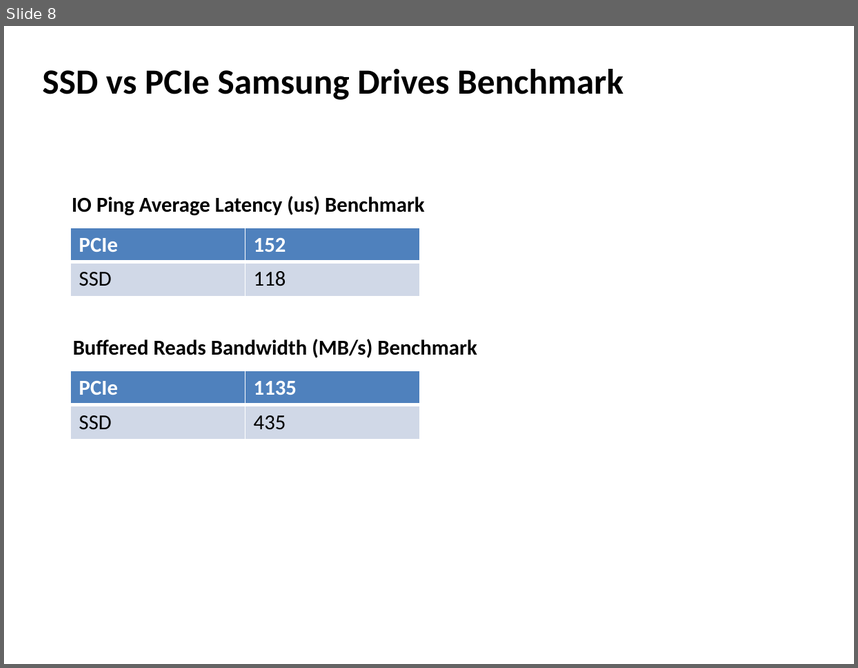
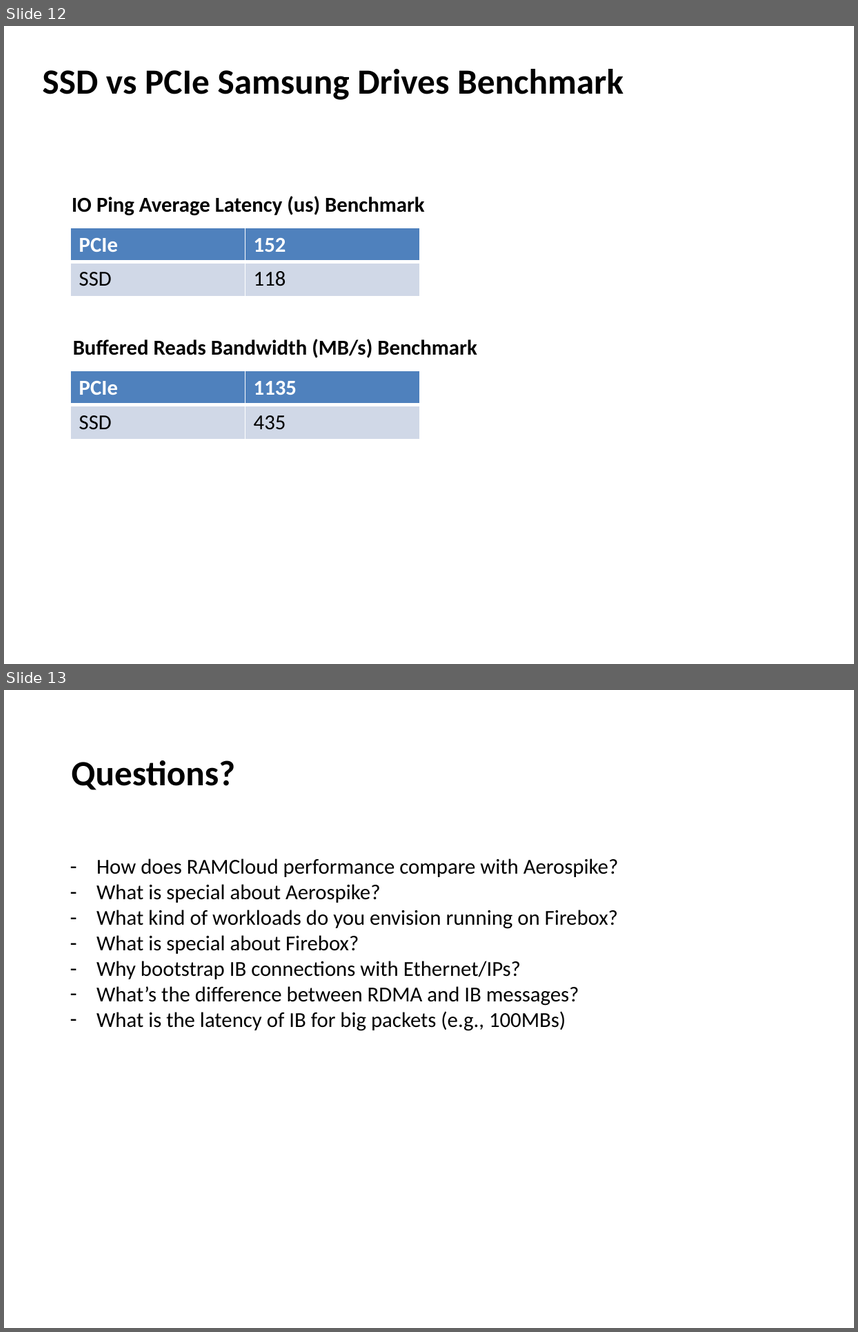
Before and after one commit to jcarreira/aspire-retreat, a slide deck: FireboxBenchmarks-retreat.pptx. Shown one above the other, each under a label of ours: slide 8 before the commit, slides 12 and 13 after it. The pictures are 858x668 and 858x1332 pixels, drawn with LibreOffice and Linux fonts; fonts in the diff are those of the drawing. Boxes give left, top, right and bottom in pixels: in the first picture for what was removed or moved away, otherwise in the second. Text is boxed around its words. In the diff, an @@ line names an element or a change of style, - is before the commit and + after.

```diff
--- a/FireboxBenchmarks-retreat.pptx
+++ b/FireboxBenchmarks-retreat.pptx
@@ slide 13 added at <box>4,690,854,1328</box>, background #FFFFFF @@
@@ text added at <box>71,760,235,790</box>, 30 pt, text #000000, bold @@
+Questions?
@@ text added at <box>96,858,618,1031</box>, 18 pt, text #000000 @@
+– How does RAMCloud performance compare with Aerospike?
+– What is special about Aerospike?
+– What kind of workloads do you envision running on Firebox?
+– What is special about Firebox?
+– Why bootstrap IB connections with Ethernet/IPs?
+– What’s the difference between RDMA and IB messages?
+– What is the latency of IB for big packets (e.g., 100MBs)
@@ what was slide 8 is now slide 12 @@
```
Also in this commit, not shown: 4 slides changed, 6 other slides added, 3 slides removed, 11 other files.
